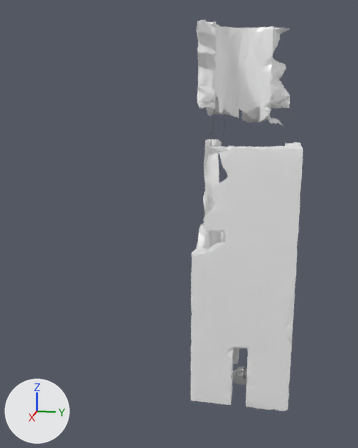
The FBX model public/models/rooms/room-03.fbx: old version first, new version second.
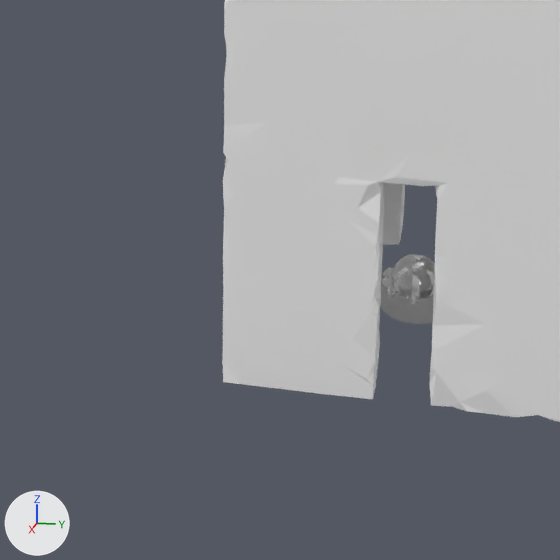
The first picture shows the older version from a 50 mm lens placed at (0.616, 0.035, 0.37), pointed at (0.009, -0.086, 0.218). The close-ups show the older and then the newer version on the part from 37% to 78% of the width and 67% to 100% of the height of that picture. Only the edits that show in the close-ups are written down. Lighting does not change. The marker at lower left points along +X, +Y and +Z. Where no turn or scale is listed for an object, it has been applied to the vertices.
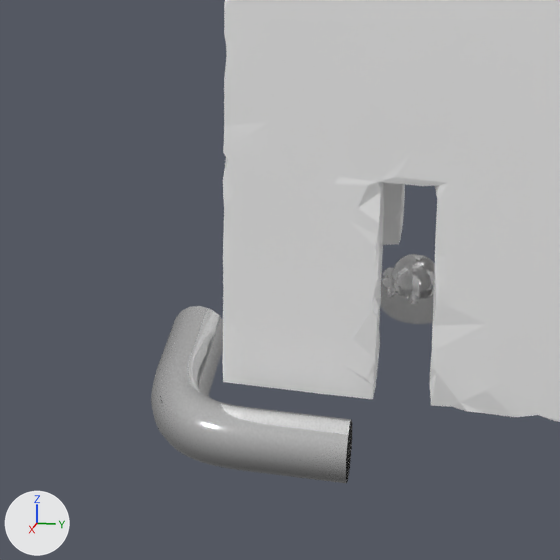
Location of each change, [x1, y1, x2, y2] in pixels of the close-ups (560 x 560 px):
```json
{"object": "sweep1", "change": "added", "after": [151, 306, 352, 483]}
```

Scene script edits in JSON lines:
```json
{"op": "add", "block": "me_mesh_004", "code": ["me_mesh_004 = bpy.data.meshes.new('Mesh.004')", "me_mesh_004.from_pydata(...)  # 1168 vertices, 1152 faces; spans x 0.015..0.0856, y -0.0869..-0.0156, z -0.01..0.01", "me_mesh_004.materials.append(mat_chrome)  # white #e9e9e9"]}
{"op": "add", "block": "ob_sweep1", "code": ["ob_sweep1 = bpy.data.objects.new('sweep1', me_mesh_004)", "ob_sweep1.location = (0.0, 0.0, -0.0106)"]}
```
